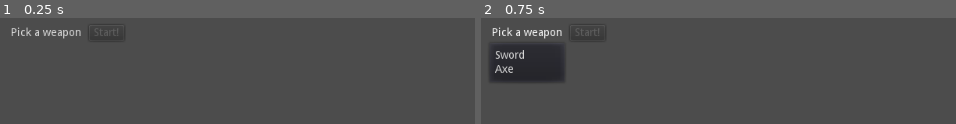
Above: before the commit, frames 1-2 (left to right).
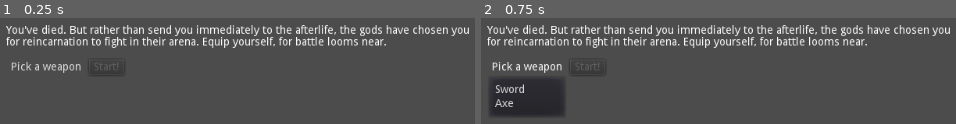
Above: after the commit, the same moments.

Repository: josephmbustamante/ludum-dare-45
Game: Godot game, scene res://Scenes/WeaponPickerScreen.tscn
The game is run twice, just before and just after one commit, with the same random seed, the same clock (stepped at 60 frames per second) and the same inputs.
Inputs:
- Up to frame 1 (0.25 s): no input
- Up to frame 2 (0.75 s): click "Pick a weapon" at 0.5 s

The runs differ from the first frame. In frame 1, 7.8% of the frame differs, in the area x 1-99%, y 6-52%; in frame 2, 16%, in the area x 1-99%, y 6-93%.

Commit message:
Adds some text intro.

Diff:
--- a/Scenes/WeaponPickerScreen.tscn
+++ b/Scenes/WeaponPickerScreen.tscn
@@ -9,28 +9,39 @@
 margin_bottom = 40.0
 script = ExtResource( 1 )
 
-[node name="HBoxContainer" type="HBoxContainer" parent="."]
-margin_right = 151.0
-margin_bottom = 20.0
+[node name="VBoxContainer" type="VBoxContainer" parent="."]
+margin_right = 600.0
+margin_bottom = 64.0
 
-[node name="VBoxContainer" type="VBoxContainer" parent="HBoxContainer"]
+[node name="RichTextLabel" type="RichTextLabel" parent="VBoxContainer"]
+margin_right = 600.0
+margin_bottom = 40.0
+rect_min_size = Vector2( 600, 40 )
+text = "You've died. But rather than send you immediately to the afterlife, the gods have chosen you for reincarnation to fight in their arena. Equip yourself, for battle looms near."
+
+[node name="HBoxContainer" type="HBoxContainer" parent="VBoxContainer"]
+margin_top = 44.0
+margin_right = 600.0
+margin_bottom = 64.0
+
+[node name="VBoxContainer" type="VBoxContainer" parent="VBoxContainer/HBoxContainer"]
 margin_right = 102.0
 margin_bottom = 20.0
 
-[node name="MenuButton" type="MenuButton" parent="HBoxContainer/VBoxContainer"]
+[node name="MenuButton" type="MenuButton" parent="VBoxContainer/HBoxContainer/VBoxContainer"]
 margin_right = 102.0
 margin_bottom = 20.0
 text = "Pick a weapon"
 items = [ "Sword", null, 0, false, false, 1, 0, null, "", false, "Axe", null, 0, false, false, -1, 0, null, "", false ]
 
-[node name="VBoxContainer2" type="VBoxContainer" parent="HBoxContainer"]
+[node name="VBoxContainer2" type="VBoxContainer" parent="VBoxContainer/HBoxContainer"]
 margin_left = 106.0
 margin_right = 151.0
 margin_bottom = 20.0
 
-[node name="Button" type="Button" parent="HBoxContainer/VBoxContainer2"]
+[node name="Button" type="Button" parent="VBoxContainer/HBoxContainer/VBoxContainer2"]
 margin_right = 45.0
 margin_bottom = 20.0
 disabled = true
 text = "Start!"
-[connection signal="pressed" from="HBoxContainer/VBoxContainer2/Button" to="." method="_on_Start_Button_pressed"]
+[connection signal="pressed" from="VBoxContainer/HBoxContainer/VBoxContainer2/Button" to="." method="_on_Start_Button_pressed"]
--- a/Scripts/WeaponPickerScreen.gd
+++ b/Scripts/WeaponPickerScreen.gd
@@ -6,14 +6,14 @@
 
 # Called when the node enters the scene tree for the first time.
 
-onready var menuButton = $HBoxContainer/VBoxContainer/MenuButton
-onready var startButton = $HBoxContainer/VBoxContainer2/Button
+onready var menuButton = $VBoxContainer/HBoxContainer/VBoxContainer/MenuButton
+onready var startButton = $VBoxContainer/HBoxContainer/VBoxContainer2/Button
 
 func _ready():
 	var popup = menuButton.get_popup()
 	popup.connect("id_pressed", self, "weapon_menu_selection_made")
 	if (PlayerVariables.unarmedStyleEnabled):
-		menuButton.get_popup().add_item("unarmed", PlayerVariables.WEAPON.unarmed)
+		menuButton.get_popup().add_item("Start with nothing", PlayerVariables.WEAPON.unarmed)
 
 func _on_Start_Button_pressed():
 	print("Button pressed")
